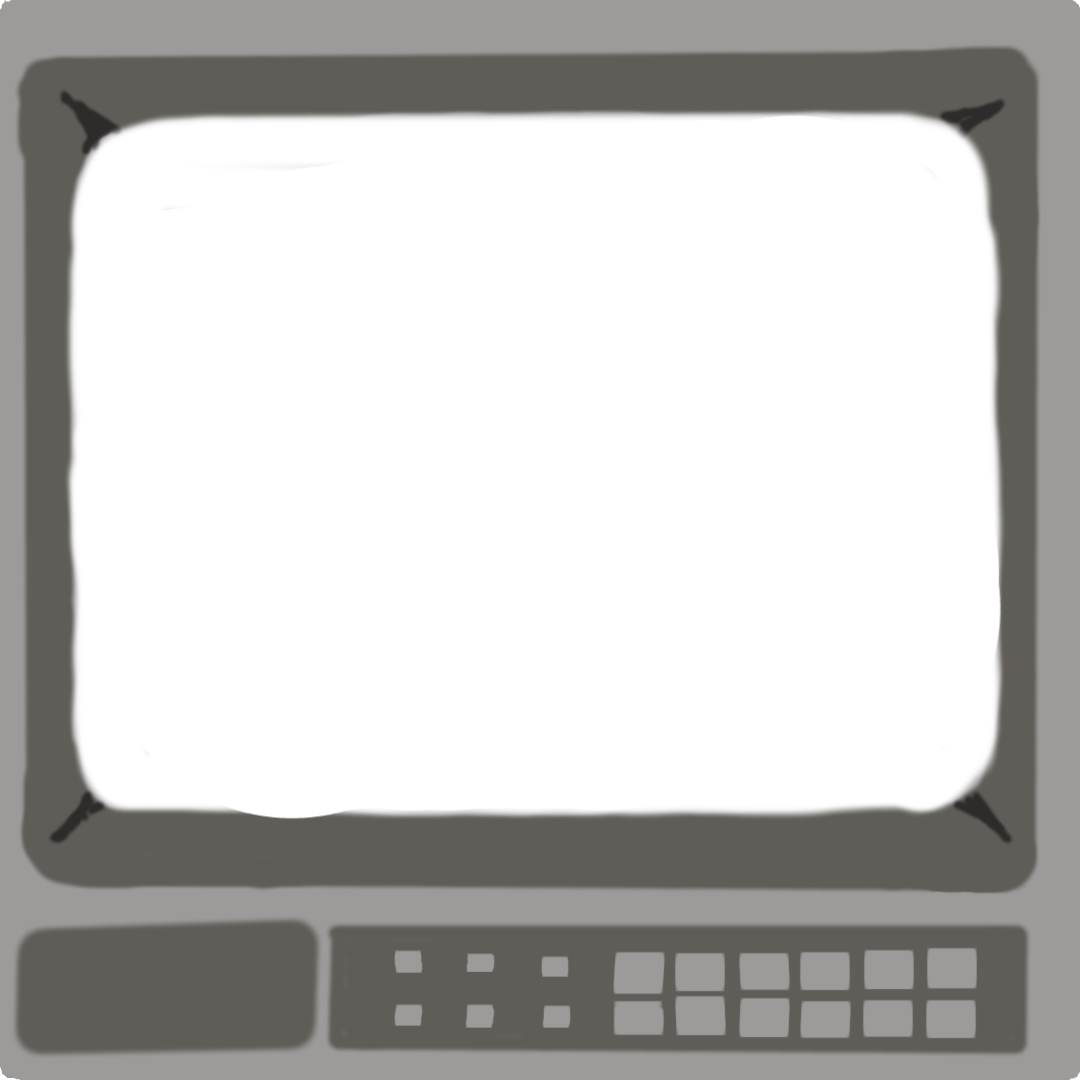
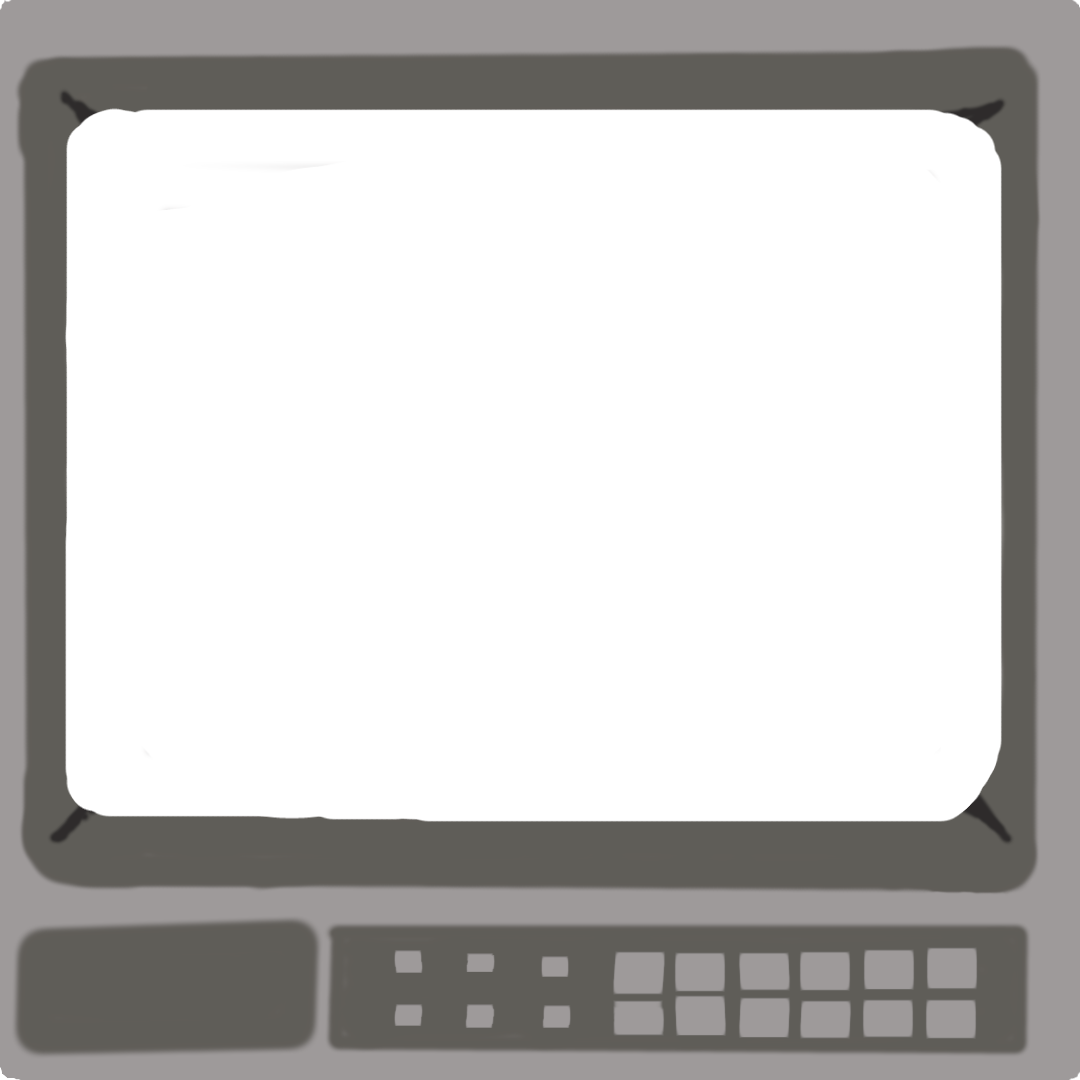
Layers edited between the first and the second 1080x1080 image:
painted on "Background copy" over (x1=65, y1=108, x2=1002, y2=822)
